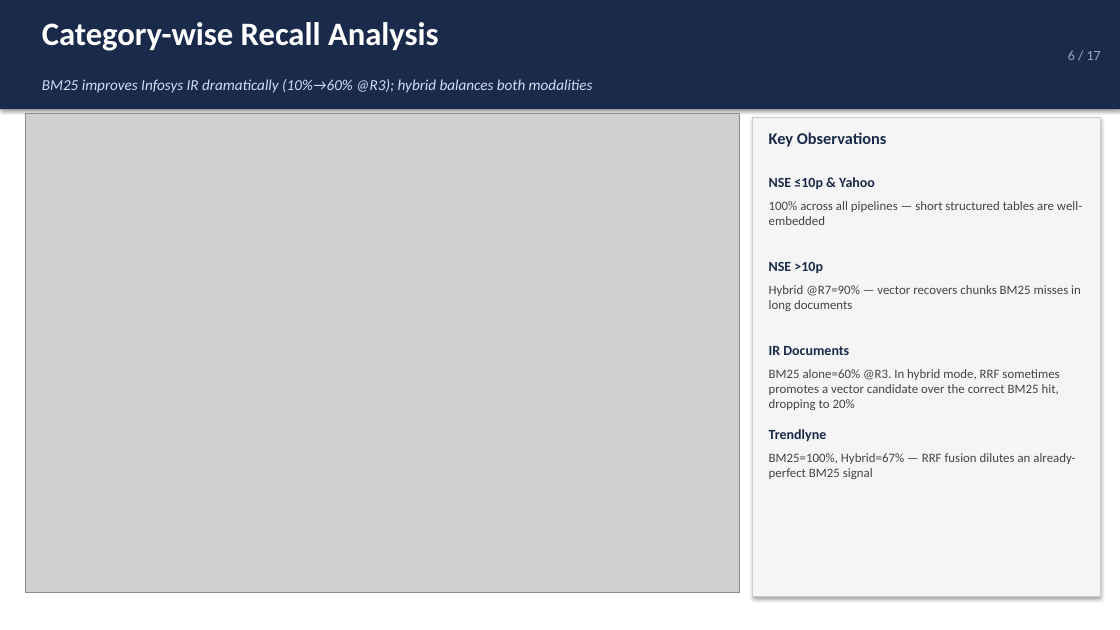
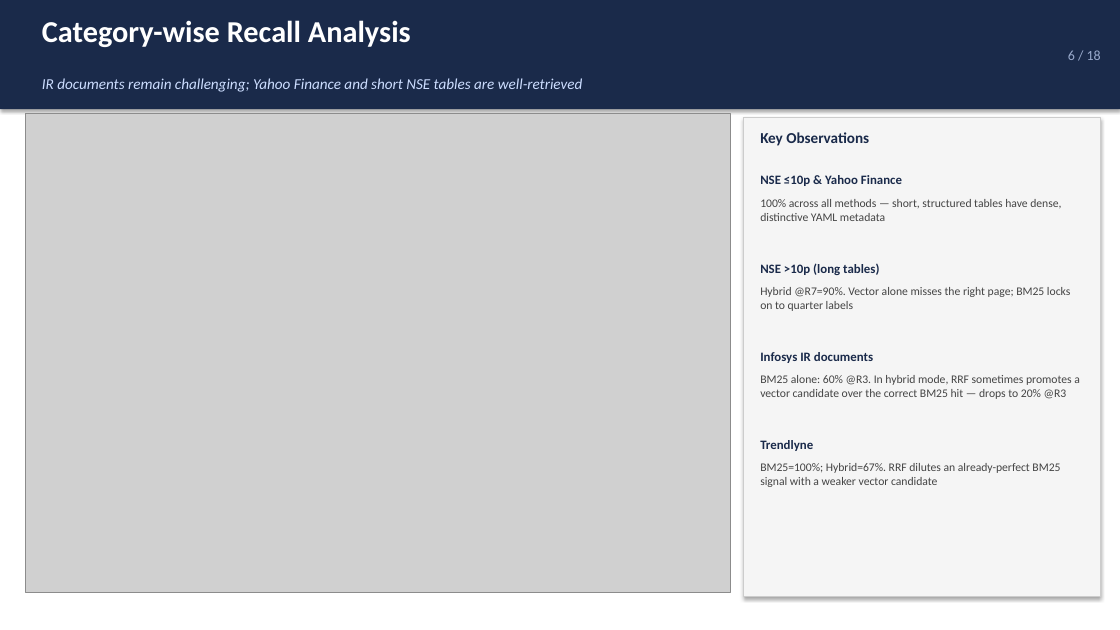
Before and after one commit to nandypi/Group-6-DS-and-AI-Lab-Project, a slide deck: slide 6 of Slides/DSAI_Team_6_Milestone6.pptx. Drawn at 1120x630 pixels with LibreOffice and Linux fonts; fonts in the diff are those of the drawing; grey boxes stand for pictures. Boxes give left, top, right and bottom in pixels: in the first picture for what was removed or moved away, otherwise in the second. Text is boxed around its words. In the diff, an @@ line names an element or a change of style, - is before the commit and + after.

```diff
--- a/Slides/DSAI_Team_6_Milestone6.pptx
+++ b/Slides/DSAI_Team_6_Milestone6.pptx
@@ text "Category-wise Recall Analysis" at <box>42,20,411,47</box>: size 28 to 26 pt @@
@@ text at <box>1068,50,1101,60</box>: text changed @@
-6 / 17
+6 / 18
@@ text at <box>42,78,583,92</box>: text changed @@
-BM25 improves Infosys IR dramatically (10%→60% @R3); hybrid balances both modalities
+IR documents remain challenging; Yahoo Finance and short NSE tables are well-retrieved
@@ picture: place and size @@
-picture at <box>25,113,739,592</box>
+picture at <box>25,113,731,592</box>
@@ rectangle: place and size @@
-rectangle at <box>752,118,1101,597</box>
+rectangle at <box>744,118,1101,597</box>
@@ text "Key Observations": place and size @@
-text "Key Observations" at <box>769,132,887,147</box>
+text "Key Observations" at <box>760,132,869,146</box>
@@ text "Key Observations" at <box>760,132,869,146</box>: size 14 to 13 pt @@
@@ text at <box>760,175,902,186</box>: text changed; size 12 to 11 pt @@
-NSE ≤10p & Yahoo
+NSE ≤10p & Yahoo Finance
@@ text at <box>760,199,1061,221</box>: text changed; size 11 to 10 pt @@
-100% across all pipelines — short structured tables are well-embedded
+100% across all methods — short, structured tables have dense, distinctive YAML metadata
@@ text at <box>760,263,879,275</box>: text changed; size 12 to 11 pt @@
-NSE >10p
+NSE >10p (long tables)
@@ text at <box>760,287,1070,311</box>: text changed; size 11 to 10 pt @@
-Hybrid @R7=90% — vector recovers chunks BM25 misses in long documents
+Hybrid @R7=90%. Vector alone misses the right page; BM25 locks on to quarter labels
@@ text at <box>760,352,873,363</box>: text changed; size 12 to 11 pt @@
-IR Documents
+Infosys IR documents
@@ text at <box>760,375,1080,399</box>: text changed; size 11 to 10 pt @@
-BM25 alone=60% @R3. In hybrid mode, RRF sometimes promotes a vector candidate over the correct BM25 hit, dropping to 20%
+BM25 alone: 60% @R3. In hybrid mode, RRF sometimes promotes a vector candidate over the correct BM25 hit — drops to 20% @R3
@@ text "Trendlyne": place and size @@
-text "Trendlyne" at <box>769,429,827,442</box>
+text "Trendlyne" at <box>760,440,813,451</box>
@@ text "Trendlyne" at <box>760,440,813,451</box>: size 12 to 11 pt @@
@@ text at <box>760,463,1060,487</box>: text changed; size 11 to 10 pt @@
-BM25=100%, Hybrid=67% — RRF fusion dilutes an already-perfect BM25 signal
+BM25=100%; Hybrid=67%. RRF dilutes an already-perfect BM25 signal with a weaker vector candidate
```
Also in this commit, not shown: 6 other slides changed, 11 slides added, 10 slides removed.
